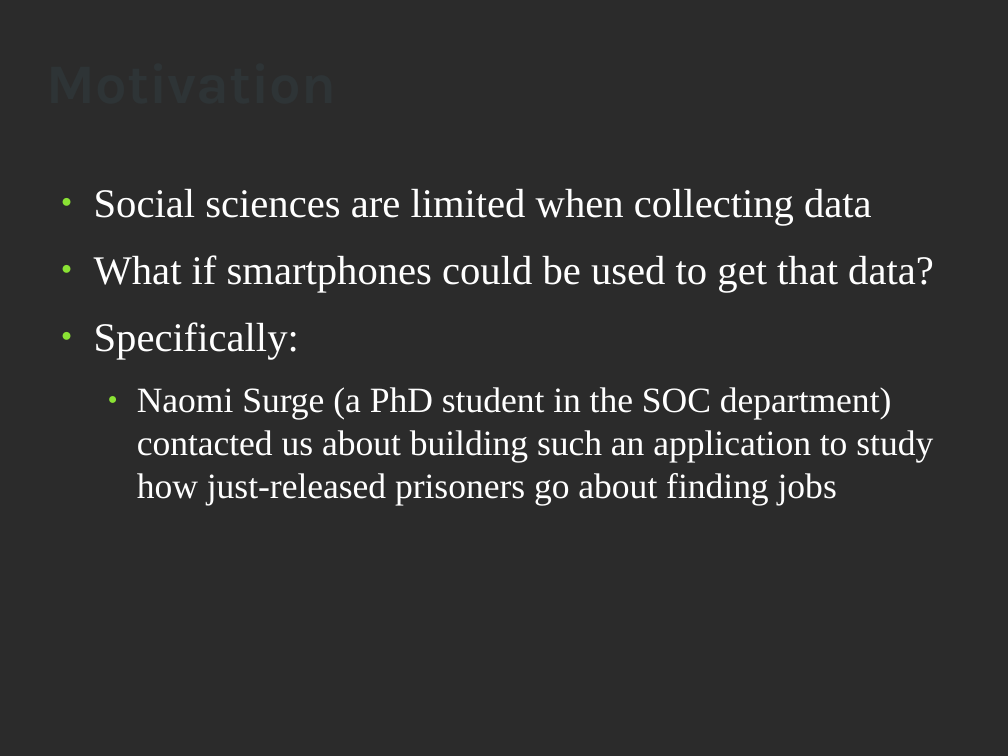
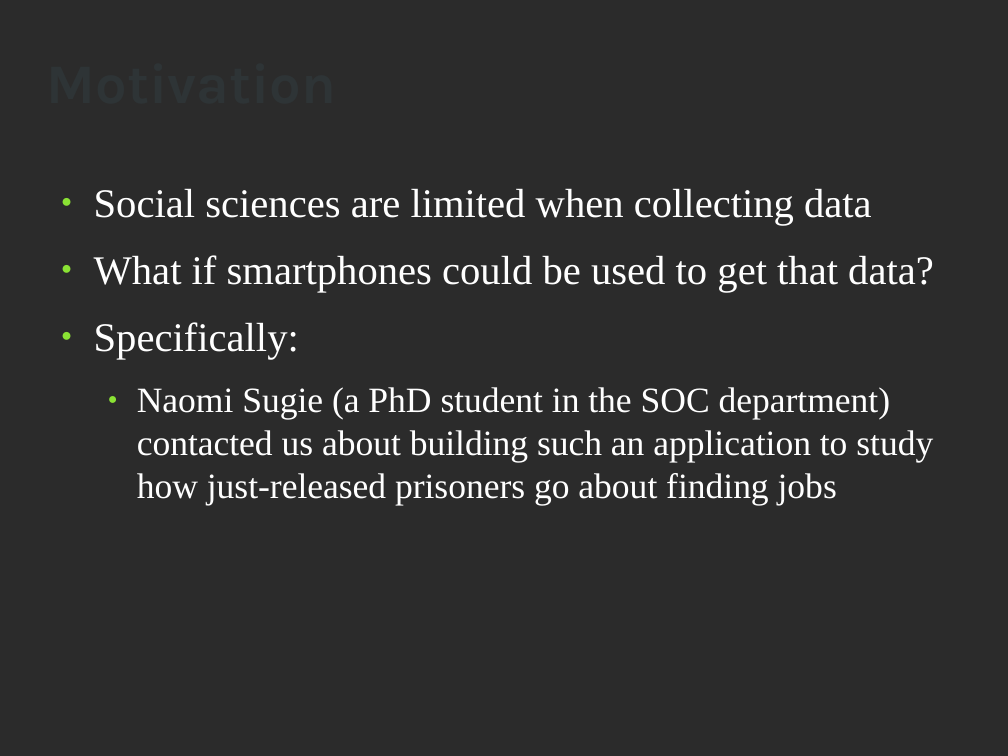
Before and after one commit to aewalker/Survey-Droid, a slide deck: slide 2 of doc/presentation-slides.odp. Drawn at 1008x756 pixels with LibreOffice and Linux fonts; fonts in the diff are those of the drawing; background and template pictures are left out; a plain dark background stands for a picture behind light text. Boxes give left, top, right and bottom in pixels: in the first picture for what was removed or moved away, otherwise in the second. Text is boxed around its words. In the diff, an @@ line names an element or a change of style, - is before the commit and + after.

```diff
--- a/doc/presentation-slides.odp
+++ b/doc/presentation-slides.odp
@@ text at bbox=[137, 387, 933, 505]: text changed @@
-  ● Naomi Surge (a PhD student in the SOC department) contacted us about building such an application to study how just-released prisoners go about finding jobs
+  ● Naomi Sugie (a PhD student in the SOC department) contacted us about building such an application to study how just-released prisoners go about finding jobs
```
Also in this commit, not shown: 1 other slide changed, 27 other files.
